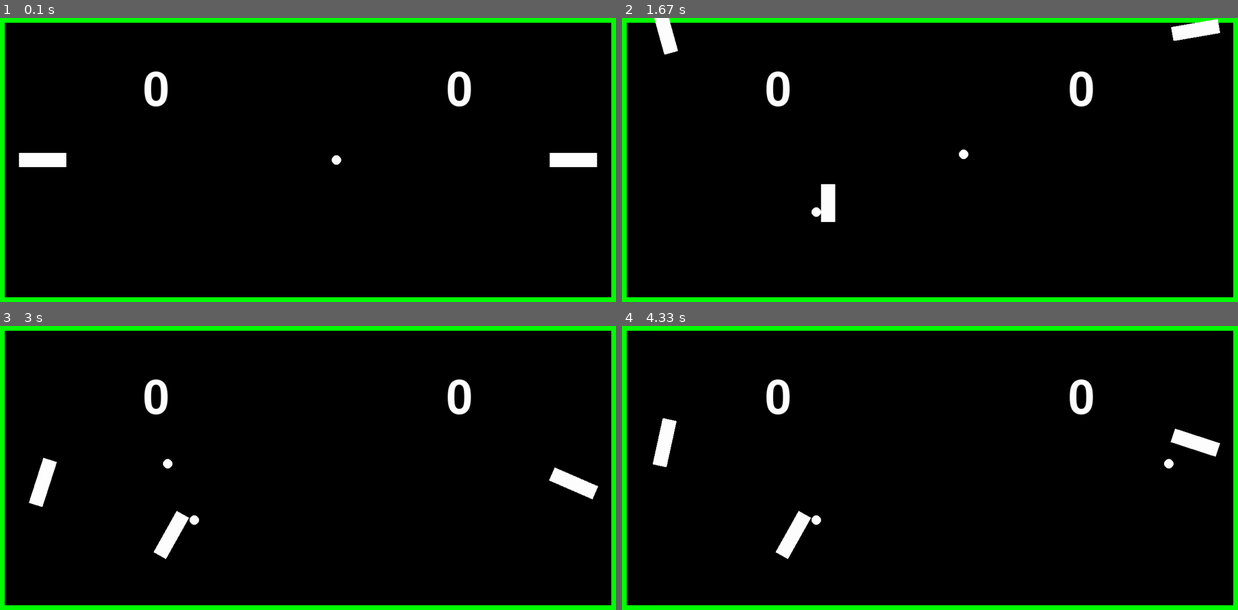
Above: before the commit, frames 1-4 (two rows, left to right).
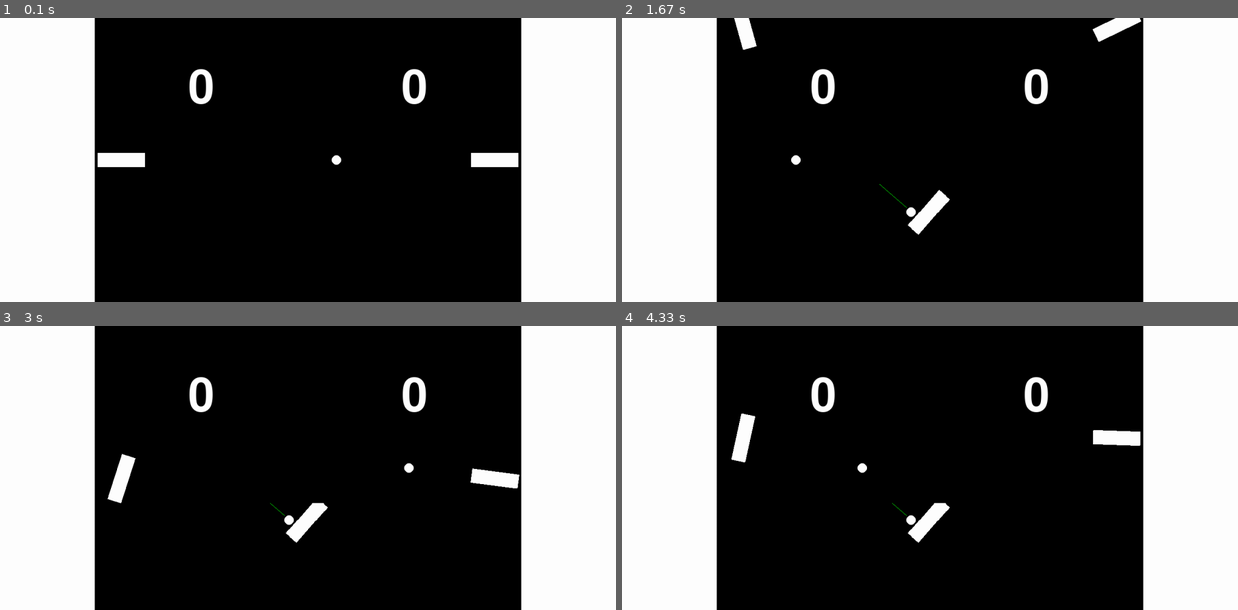
Above: after the commit, the same moments.

Repository: ericxu-25/mugic-pypong
Game: pygame game, started from pypong.py
Same seed, same stepped clock (60 frames per second), same inputs: the game is played once before the commit and once after it.
Inputs:
- Up to frame 1 (0.1 s): no input
- Up to frame 2 (1.67 s): hold Right 0.33-0.8 s; hold Up 0.83-1.13 s; hold W 0.83-1.13 s; hold Right 1.17-1.63 s; hold D 1.17-1.63 s
- Up to frame 3 (3 s): hold Left 1.67-2.2 s; hold A 1.67-2.2 s; hold Down 2.23-2.53 s; hold S 2.23-2.53 s; hold Left 2.57-2.97 s; hold A 2.57-2.97 s
- Up to frame 4 (4.33 s): hold Up 3-3.37 s; hold W 3-3.37 s; hold Right 3.4-4.03 s; hold D 3.4-4.03 s; hold Down from 4.07 s (still down); hold S from 4.07 s (still down)

The runs differ from the first frame. In frame 1, 35% of the frame differs, in the area x 0-100%, y 0-100%; in frame 2, 35%; in frame 3, 35%; in frame 4, 35%.

Commit message:
updated Window, optimized drawing (kind of a waste of time) split Game into Screen and Game class

Diff:
--- a/pypong.py
+++ b/pypong.py
@@ -24,6 +24,8 @@
     black = (0,0,0)
     white = (255, 255, 255)
     green = (0, 255, 0)
+    red = (255, 0, 0)
+    blue = (0, 0, 255)
 
 WIDTH, HEIGHT = 1300, 600
 
@@ -281,16 +283,48 @@
         self._renderText()
         return self
 
-class Game:
-    def __init__(self, w = None, h = None):
-        self.name = "game"
+class Screen:
+    def __init__(self, w = None, h = None, padding = None):
+        self.name = "screen"
         self.sprites = pygame.sprite.LayeredDirty()
         self._pause = False
-        padding = (10, 10, 10, 10)
-        self._window = Window(self)
-        if w == None: w = WIDTH
-        if h == None: h = HEIGHT
+        self._window = Window()
+        if w == None: w = self._window._width
+        if h == None: h = self._window._height
+        if padding == None: padding = (0, 0, 0, 0)
         self._init_screen(padding, w, h)
+
+    @property
+    def width(self):
+        return self._scale*(self._width + self._padding[0] + self._padding[1])
+
+    @property
+    def height(self):
+        return self._scale*(self._height + self._padding[1] + self._padding[2])
+
+    @property
+    def left(self):
+        return 0
+
+    @property
+    def right(self):
+        return self._width
+
+    @property
+    def top(self):
+        return 0
+
+    @property
+    def bottom(self):
+        return self._height
+
+    @property
+    def fps(self):
+        return self._window.fps
+
+    @fps.setter
+    def fps(self, fps):
+        self._window.fps = fps
 
     def _init_screen(self, padding, w, h):
         self._padding = padding
@@ -306,22 +340,14 @@
                          Color.black,
                          game_space)
         self.background = self.base_background
-        self.refresh()
-
-    @property
-    def width(self):
-        return self._scale*(self._width + self._padding[0] + self._padding[1])
-
-    @property
-    def height(self):
-        return self._scale*(self._height + self._padding[1] + self._padding[2])
-
-    def refresh(self):
+        self.screen = pygame.Surface((self.width, self.height))
         self._redraw()
 
-    def start(self):
-        self.refresh()
-        self._reset()
+    def _redraw(self):
+        self.screen.blit(self.background, (0, 0))
+        for sprite in self.sprites:
+            sprite._redraw()
+        self._draw_sprites()
 
     def _add_sprite(self, *sprites):
         self.sprites.add(sprites)
@@ -335,22 +361,52 @@
         self.refresh()
 
     def _draw_sprites(self):
-        self.sprites.clear(self.screen, self.background)
-        self.sprites.draw(self.screen)
-        pygame.display.update()
-
-    def _redraw(self):
-        scale = self._scale
-        self.screen = pygame.Surface((self.width, self.height))
-        self.screen.blit(self.background, (0, 0))
-        for sprite in self.sprites:
-            sprite._redraw()
-        self._draw_sprites()
+        self.sprites.draw(self.screen, bgsurf=self.background)
 
     def _handle_event(self, event):
         if event.type in (pygame.KEYDOWN, pygame.KEYUP):
             self._handle_key(event)
 
+    def _render(self):
+        self._draw_sprites()
+
+    def refresh(self):
+        self._redraw()
+
+    def resize(self, w, h, padding = None):
+        if padding == None:
+            padding = self._padding
+        scale = self._scale
+        self._init_screen(padding, w, h)
+        self._resize(scale)
+
+    # functions to override
+    def _handle_key(self, event):
+        return
+
+class Game(Screen):
+    def __init__(self, w = None, h = None, padding = None):
+        super().__init__(w, h, padding)
+        self.name = "game"
+
+    # functions to override
+    def _update(self):
+        # game logic would go here
+        return
+
+    def _reset(self):
+        return
+
+    def _save(self):
+        return
+
+    def _load(self):
+        return
+
+    def start(self):
+        self.refresh()
+        self._reset()
+
     def unpause(self):
         self._pause = False
 
@@ -360,58 +416,16 @@
     def _game_loop(self):
         self._update()
         self.sprites.update()
-        self._draw_sprites()
 
     def _tick(self):
         if self._pause == False:
             self._game_loop()
 
-    @property
-    def left(self):
-        return 0
-
-    @property
-    def right(self):
-        return self._width
-
-    @property
-    def top(self):
-        return 0
-
-    @property
-    def bottom(self):
-        return self._height
-
-    @property
-    def fps(self):
-        return self._window.fps
-
-    @fps.setter
-    def fps(self, fps):
-        self._window.fps = fps
-
-    # functions to override
-    def _handle_key(self, event):
-        return
-
-    def _update(self):
-        return
-
-    def _reset(self):
-        return
-
-    def _save(self):
-        return
-
-    def _load(self):
-        return
-
 class Window:
-    def __new__(cls, game = None):
+    def __new__(cls):
         if not hasattr(cls, 'singleton'):
             cls.singleton = super().__new__(cls)
             cls.singleton.initialize()
-        if game != None: cls.singleton.addGame(game)
         return cls.singleton
 
     def initialize(self):
@@ -420,27 +434,25 @@
         self.name = "Nameless Window"
         self.vsync = 1
         self.games = set()
-        self.focused_games = set()
+        self.screens = set()
+        self.focused_screens= set()
         self.fps = 30
-        padding = [10, 10, 10, 10]
-        self._init_window(padding, WIDTH, HEIGHT)
-
-
-    def _init_window(self, padding, w, h):
-        self._width = WIDTH
-        self._height = HEIGHT
-        self._padding = padding
+        self._init_window(WIDTH, HEIGHT)
+
+    def _init_window(self, w, h):
+        self._width = w
+        self._height = h
         self.screen_ratio = self._width / self._height
         self._scale = 1
         self.base_background = pygame.Surface((w, h))
         self.base_background.fill(Color.white)
-        self._resize_window(WIDTH, HEIGHT)
+        self._resize_window(w, h)
 
     def _handle_events(self):
         for event in pygame.event.get():
             self._handle_event(event)
-            for game in self.focused_games:
-                game._handle_event(event)
+            for screen in self.focused_screens:
+                screen._handle_event(event)
 
     def _handle_event(self, event):
         if event.type == pygame.QUIT:
@@ -457,13 +469,16 @@
            self.quit()
 
     def _redraw(self):
-        for game in self.games:
-            game._redraw()
-
-    def _render_games(self):
+        for screen in self.screens:
+            screen._redraw()
+
+    def _update_games(self):
         for game in self.games:
             game._tick()
-            self.window.blit(game.screen, game.window_position)
+
+    def _render_screens(self):
+        for screen in self.screens:
+            screen._render()
         pygame.display.update()
 
     def _resize_window(self, w, h):
@@ -486,17 +501,26 @@
                 self.base_background,
                 (WIDTH, HEIGHT))
         self.window.blit(self.background, (0, 0))
-        for game in self.games:
-            game._resize(self._scale)
-            self._update_game_position(game)
+        for screen in self.screens:
+            screen._resize(self._scale)
+            self._update_screen_position(screen)
         self.refresh()
 
-    def _update_game_position(self, game):
-        game.window_position = (game._window_position[0] * self._scale,
-                                game._window_position[1] * self._scale)
+    def _update_screen_position(self, screen):
+        screen.window_position = (screen._window_position[0] * self._scale,
+                                  screen._window_position[1] * self._scale)
+        screen_rect = pygame.Rect(screen.window_position,
+                                  (screen.width, screen.height))
+        screen.screen = self.window.subsurface(screen_rect)
+        screen.refresh()
+
+    def rescale(self, w, h):
+        scale = self._scale
+        self._init_window(w, h)
+        self._resize_window(w * scale, h * scale)
 
     def refresh(self):
-        self._render_games()
+        self._render_screens()
 
     def setName(name):
         self.name = name
@@ -504,30 +528,40 @@
 
     def addGame(self, game: Game, position = (0, 0), focus = True):
         self.games.add(game)
-        self.moveGameTo(game, *position)
-        self.focusGame(game, focus)
+        self.addScreen(game, position, focus)
+
+    def addScreen(self, screen, position = (0, 0), focus = True):
+        self.screens.add(screen)
+        self.moveScreenTo(screen, *position)
+        self.focus(screen, focus)
+        return self
+
+    def removeScreen(self, screen):
+        self.screens.remove(screen)
+        self.focused_screens.remove(screen)
         return self
 
     def removeGame(self, game):
         self.games.remove(game)
-
-    def focusGame(self, game: Game, focus):
-        if focus: self.focused_games.add(game)
-        else: self.focused_games.remove(game)
-
-    def moveGameTo(self, game, x, y):
-        game._window_position = (x, y)
-        self._update_game_position(game)
-
-    def moveGame(self, game, dx, dy):
-        game._window_position = (game.window_position + dx,
-                                game.window_position + dy)
-        self._update_game_position(game)
-
-    def moveGameCenterTo(self, game, cx, cy):
-        game._window_position = (cx - game._width//2,
-                                cy - game._height//2)
-        self._update_game_position(game)
+        self.removeScreen(game)
+
+    def focus(self, screen, focus):
+        if focus: self.focused_screens.add(screen)
+        else: self.focused_screens.remove(screen)
+
+    def moveScreenTo(self, screen, x, y):
+        screen._window_position = (x, y)
+        self._update_screen_position(screen)
+
+    def moveScreen(self, screen, dx, dy):
+        screen._window_position = (screen.window_position + dx,
+                                screen.window_position + dy)
+        self._update_screen_position(screen)
+
+    def moveScreenCenterTo(self, screen, cx, cy):
+        screen._window_position = (cx - screen._width//2,
+                                cy - screen._height//2)
+        self._update_screen_position(screen)
 
     def start(self):
         for game in self.games:
@@ -542,7 +576,8 @@
 
     def _tick(self):
         self._handle_events()
-        self._render_games()
+        self._update_games()
+        self._render_screens()
         last_tick = self.clock.tick(self.fps)
 
 # PONG implementation
@@ -665,8 +700,7 @@
                 self.game._scoreOnPlayer(striker)
 
     def bounceOnStrikers(self):
-        strikers = self.game.goals.keys()
-        for striker in strikers:
+        for striker in self.game.strikers:
             if pygame.sprite.collide_mask(self, striker):
                 self._bounceOnStriker(striker)
 
@@ -815,15 +849,16 @@
             self.bounceOnStrikers()
         # self.scoreOnPlayers()
 
-class PONGGAME(Game):
-    def __init__(self):
-        super().__init__()
+class PongGame(Game):
+    def __init__(self, w = None, h = None):
+        super().__init__(w, h)
         self.name = "pong"
         self.fps = 60
         self._initialize_sprites()
         self._initialize_controls()
 
     def _initialize_sprites(self):
+        # initialize strikers
         striker_size = (100, 30)
         striker_speed = 10
         striker_accel = 10
@@ -845,6 +880,16 @@
                 striker_power,
                 striker_grip,
                 striker_elasticity)
+        self.striker_left = Striker(self)
+        self.striker_right = Striker(self)
+        self.striker_left.setup(*striker_parameters)
+        self.striker_right.setup(*striker_parameters)
+        self._add_sprite(self.striker_left)
+        self._add_sprite(self.striker_right)
+        self.strikers = pygame.sprite.Group()
+        self.strikers.add(self.striker_left, self.striker_right)
+
+        # initialize ball
         ball_speed = 10
         ball_color = Color.white
         ball_size = 10
@@ -853,14 +898,10 @@
                            ball_color,
                            ball_size,
                            ball_mass)
-        self.striker_left = Striker(self)
-        self.striker_right = Striker(self)
-        self.striker_left.setup(*striker_parameters)
-        self.striker_right.setup(*striker_parameters)
         self.ball = Ball(self).setup(*ball_parameters)
-        self._add_sprite(self.striker_left)
-        self._add_sprite(self.striker_right)
         self._add_sprite(self.ball)
+
+        # setup striker goals
         goal_length = 10
         self.goals = {self.striker_left: None,
                       self.striker_right: None}
@@ -868,6 +909,8 @@
             (-self._width, goal_length)
         self.goals[self.striker_right] = \
             (self._width - goal_length, 2*self._width)
+
+        # setup score text
         score_text_size = 100
         self.s1_score_text = TextSprite(self).setFormatString("{}")
         self.s2_score_text = TextSprite(self).setFormatString("{}")
@@ -878,6 +921,8 @@
         self.s1_score = 0
         self.s2_score = 0
         self._update_score()
+
+        # setup menu text
         self.menu_title_text = TextSprite(self)
         self._add_sprite(self.menu_title_text)
         self.menu_title_text.hide()
@@ -993,8 +1038,9 @@
 # MAIN
 def main():
     pygame.init()
+    PONG = PongGame(900, 600)
     window = Window()
-    window.addGame(PONGGAME())
+    window.addGame(PONG, (200, 0))
     window.start()
     pygame.quit()
 
